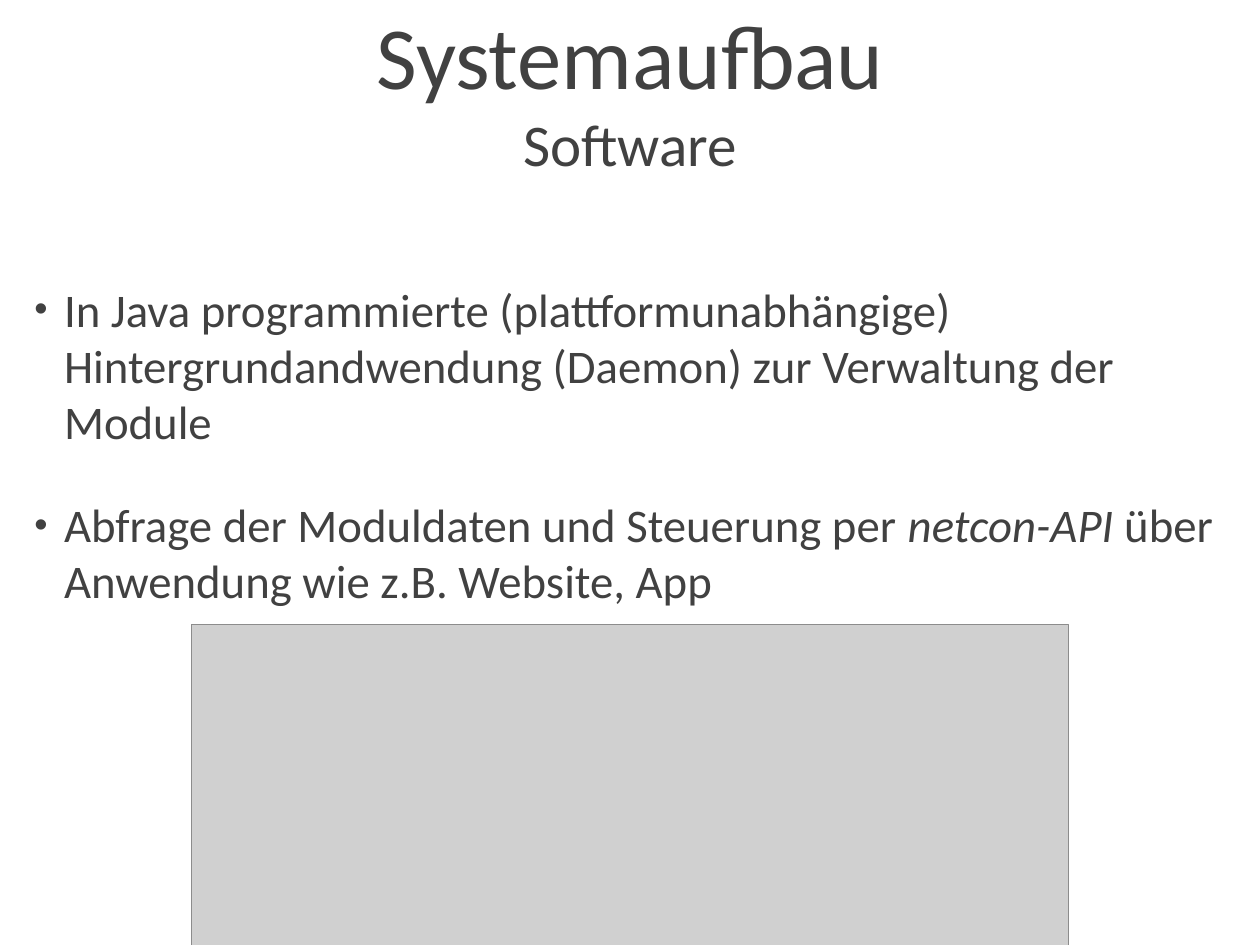
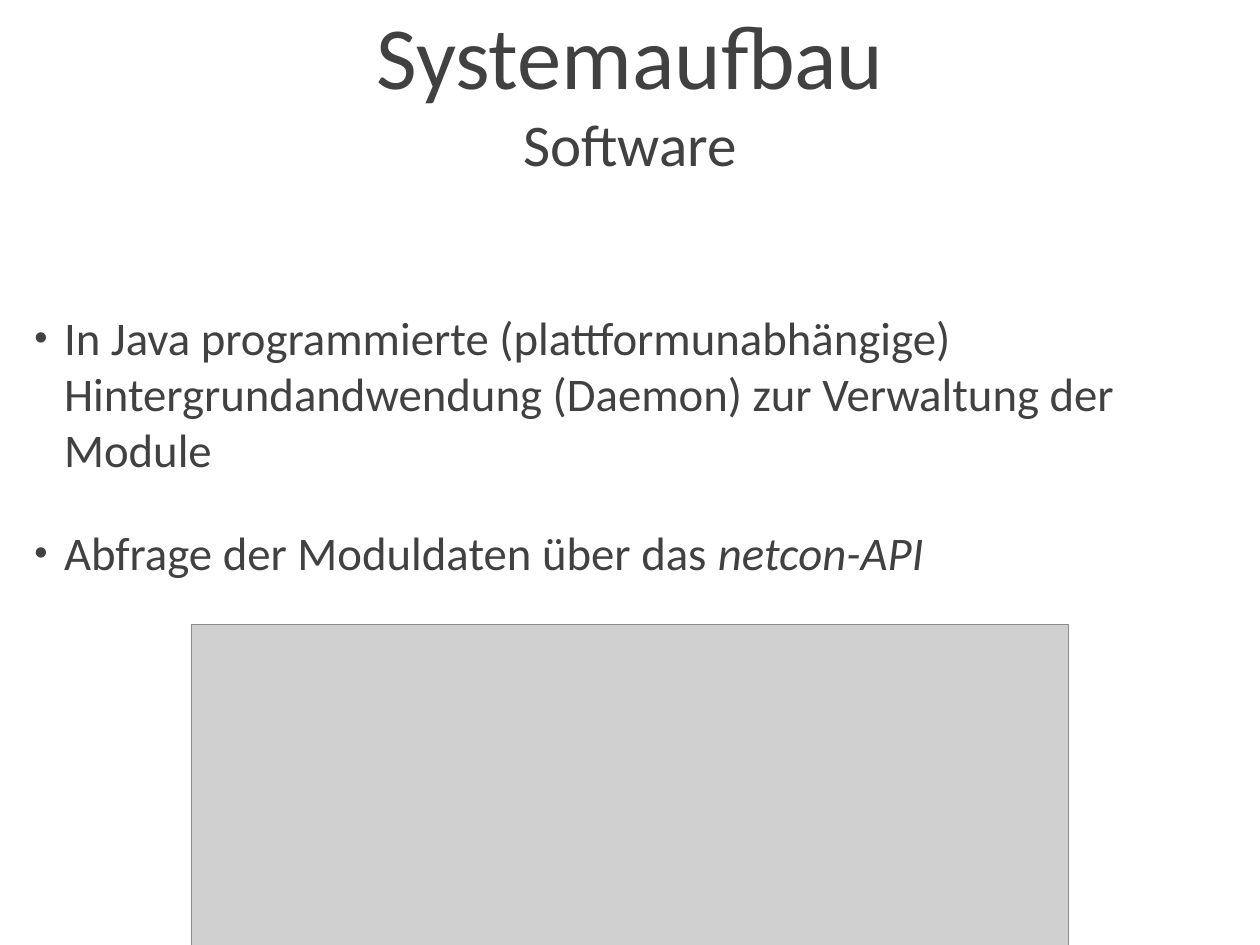
Before and after one commit to sli92/netcon, a slide deck: slide 10 of Dokumentation/Präsentation/netcon_präsentation.ppt. Drawn at 1260x945 pixels with LibreOffice and Linux fonts; fonts in the diff are those of the drawing; grey boxes stand for pictures; background and template pictures are left out. Boxes give left, top, right and bottom in pixels: in the first picture for what was removed or moved away, otherwise in the second. Text is boxed around its words. In the diff, an @@ line names an element or a change of style, - is before the commit and + after.

```diff
--- a/Dokumentation/Präsentation/netcon_präsentation.ppt
+++ b/Dokumentation/Präsentation/netcon_präsentation.ppt
@@ text at bbox=[64, 537, 924, 578]: text changed @@
-• Abfrage der Moduldaten und Steuerung per netcon-API über Anwendung wie z.B. Website, App
+• Abfrage der Moduldaten über das netcon-API
```
Also in this commit, not shown: 5 other slides changed, 1 other file.
